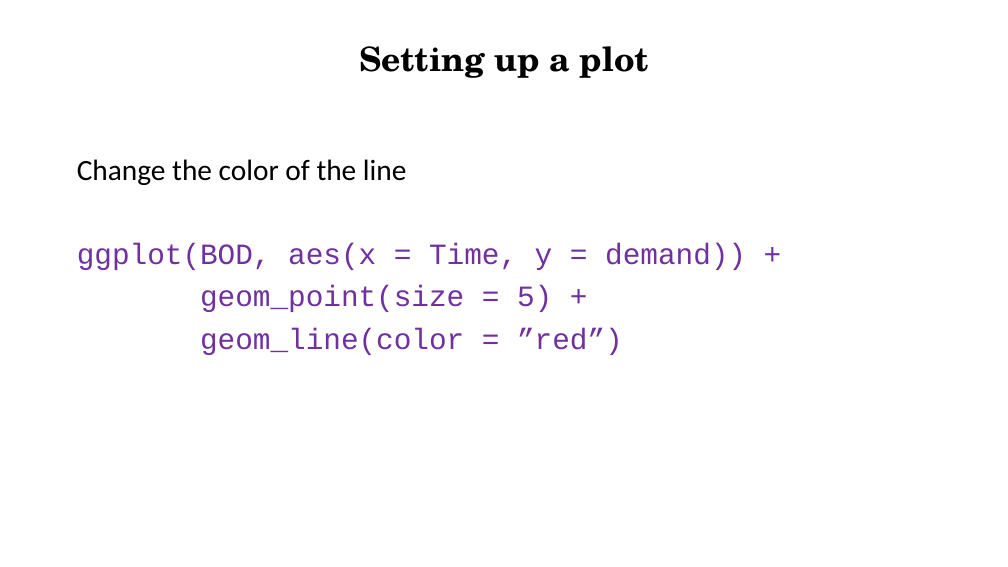
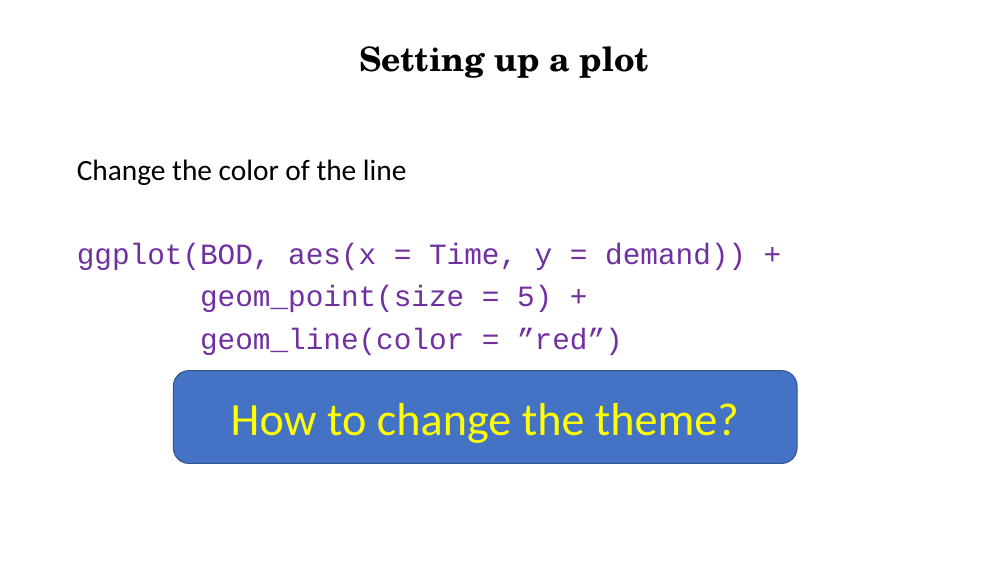
Before and after one commit to Ahmedbargheet/R-for-beginners_UiT, a slide deck: slide 29 of R_workshop_4.ppt (slide 23 before the commit). Drawn at 1008x567 pixels with LibreOffice and Linux fonts; fonts in the diff are those of the drawing. Boxes give left, top, right and bottom in pixels: in the first picture for what was removed or moved away, otherwise in the second. Text is boxed around its words. In the diff, an @@ line names an element or a change of style, - is before the commit and + after.

```diff
--- a/R_workshop_4.ppt
+++ b/R_workshop_4.ppt
@@ rounded rectangle added at [173,371,797,464], fill #4472C4, outline #325491 1 pt, 44 pt, text #FFFF00 @@
+How to change the theme?
```
Also in this commit, not shown: 4 other slides changed, 13 slides added, 59 slides removed.
